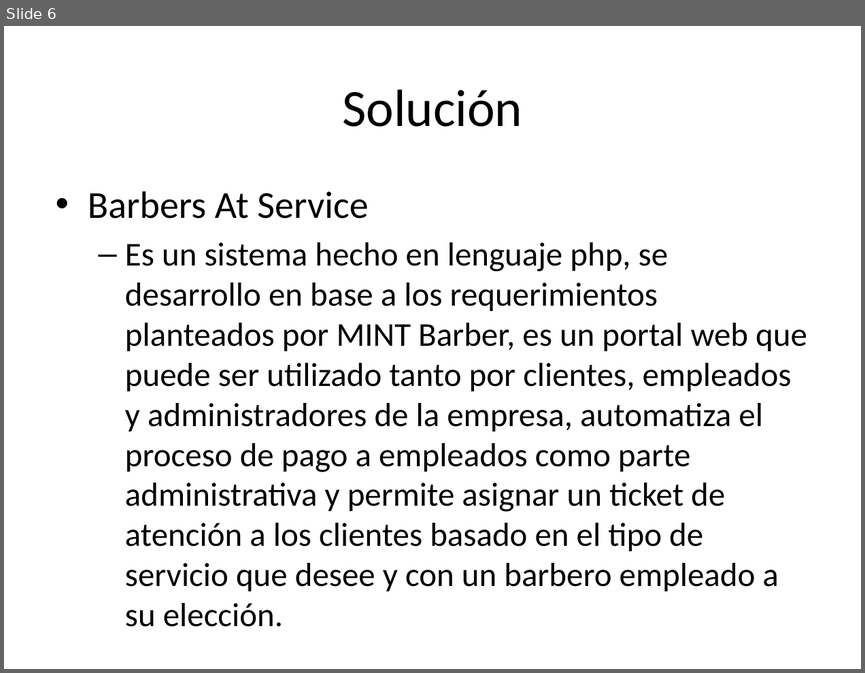
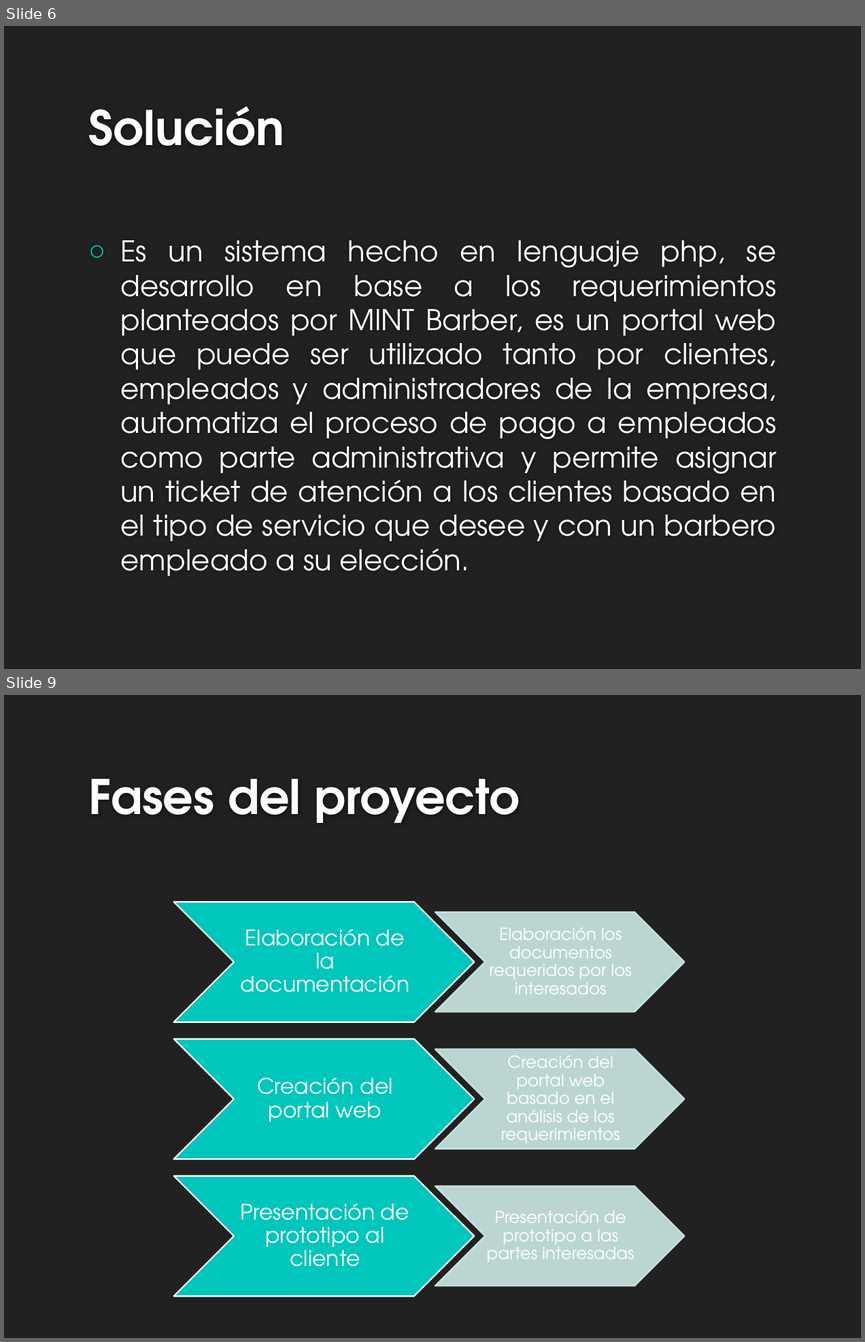
Before and after one commit to esalazarmasaya/BarbersAtService, a slide deck: Presentación Barbers at Service.pptx. Shown one above the other, each under a label of ours: slide 6 before the commit, slides 6 and 9 after it; the slides between them are not shown. The pictures are 865x673 and 865x1342 pixels, drawn with LibreOffice and Linux fonts; fonts in the diff are those of the drawing; background and template pictures are left out. Boxes give left, top, right and bottom in pixels: in the first picture for what was removed or moved away, otherwise in the second. Text is boxed around its words. In the diff, an @@ line names an element or a change of style, - is before the commit and + after.

Commit message:
Como va ;)

```diff
--- a/Presentación Barbers at Service.pptx
+++ b/Presentación Barbers at Service.pptx
@@ slide 9 added at (x1=4, y1=695, x2=861, y2=1338), background #212121 @@
@@ title added at (x1=88, y1=779, x2=519, y2=823), 40 pt, text #FEFEFE, bold @@
+Fases del proyecto
@@ group added at (x1=173, y1=902, x2=684, y2=1295): 6 chevrons, 6 texts @@
+Elaboración de la documentación
+Elaboración los documentos requeridos por los interesados
+Creación del portal web
+Creación del portal web basado en el análisis de los requerimientos
+Presentación de prototipo al cliente
+Presentación de prototipo a las partes interesadas
@@ slide 6 changed as well @@
@@ background #FFFFFF to #212121 @@
@@ title "Solución" moved from (x1=342, y1=89, x2=522, y2=127) to (x1=88, y1=106, x2=284, y2=146) @@
@@ title "Solución" at (x1=88, y1=106, x2=284, y2=146): size 44 to 40 pt, font Calibri to TeX Gyre Adventor, text colour #000000 to #FEFEFE, bold on; alignment centre to left; vertical alignment middle to bottom @@
@@ text at (x1=88, y1=191, x2=368, y2=218): paragraph removed @@
-• Barbers At Service
@@ text "Es un sistema hecho en ..." moved from (x1=88, y1=191, x2=807, y2=591) to (x1=120, y1=240, x2=776, y2=575) @@
@@ text "Es un sistema hecho en ..." at (x1=120, y1=240, x2=776, y2=575): size 28 to 24 pt, font Calibri to TeX Gyre Adventor, text colour #000000 to #FFFFFF; alignment left to justified; bullet – to ○; list level 2 to 1 in "Es un sistema hecho en ..."; vertical alignment top to middle @@
```
Also in this commit, not shown: 5 other slides changed, 8 other slides added, 8 other files.
